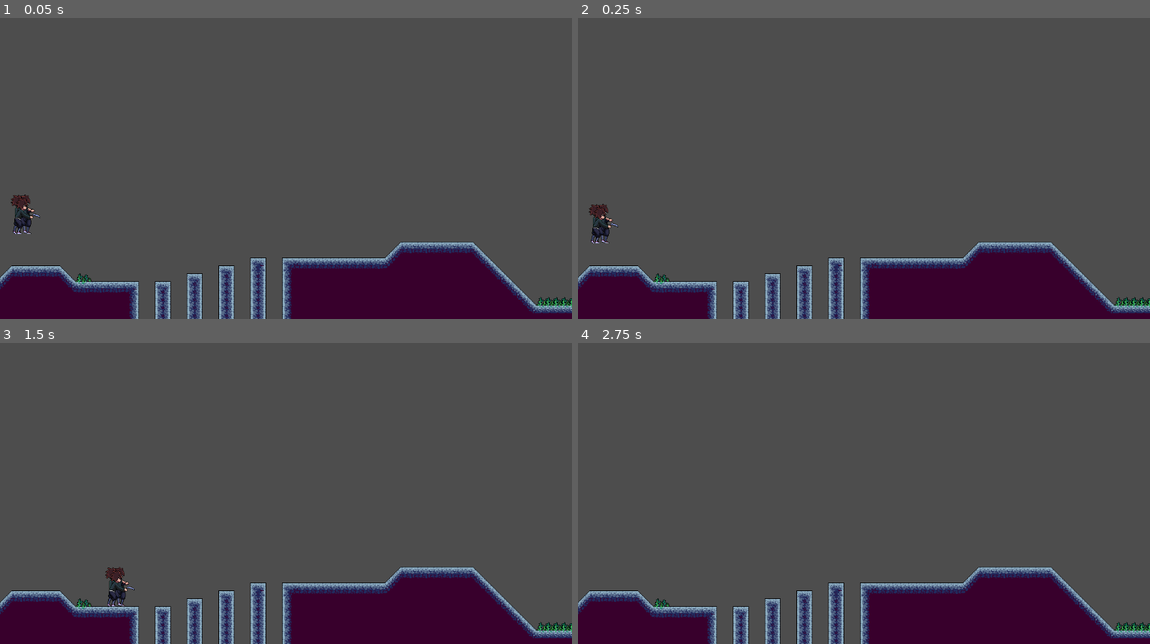
Above: before the commit, frames 1-4 (two rows, left to right).
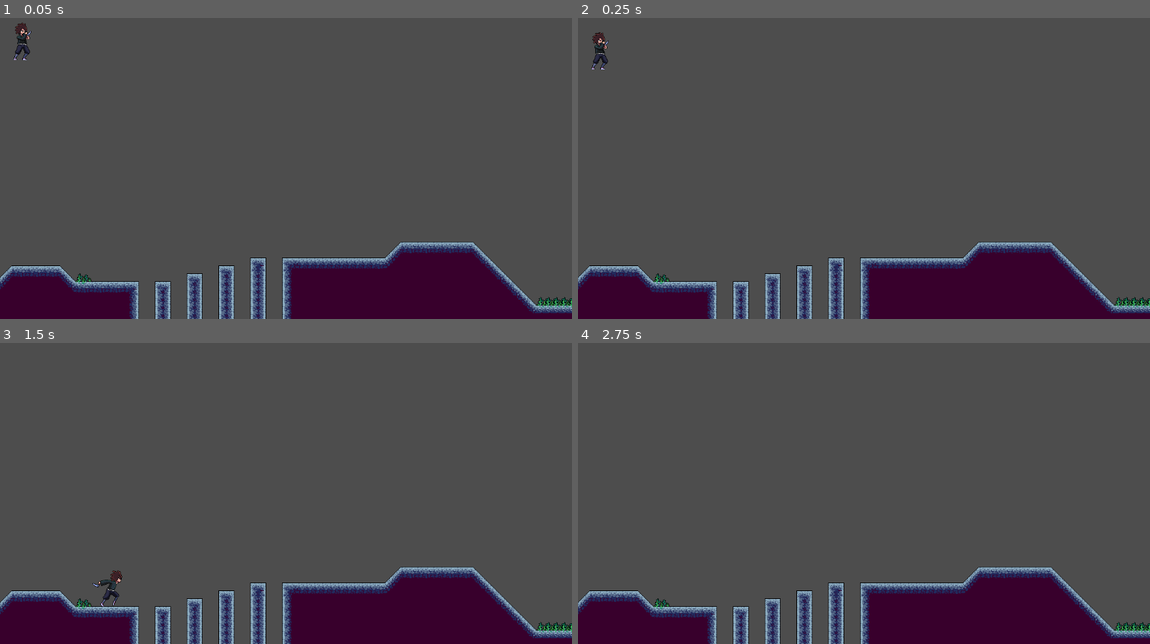
Above: after the commit, the same moments.

Repository: colbapnauj/mariobros
Game: Godot game, scene res://ESCENAS/Nivel_1/nivel_1.tscn
The game is run twice, just before and just after one commit, with the same random seed, the same clock (stepped at 60 frames per second) and the same inputs. Before the commit the project starts from res://principal.tscn.
Inputs:
- Up to frame 1 (0.05 s): no input
- Up to frame 2 (0.25 s): no input
- Up to frame 3 (1.5 s): tap Enter (ui_accept) at 0.5, 0.77 s; hold Right (ui_right) from 0.53 s (still down)
- Up to frame 4 (2.75 s): tap Enter (ui_accept) at 1.52 s; release Right (ui_right) at 2.03 s; hold Left (ui_left) from 2.03 s (still down)

The runs differ from the first frame. In frame 1, 0.6% of the frame differs, in the area x 1-8%, y 1-72%; in frame 2, 0.6%; in frame 3, 0.3%; in frame 4, nothing differs.

Commit message:
Actualizacion de pj_shinobi.

Diff:
--- a/ESCENAS/Nivel_1/nivel_1.tscn
+++ b/ESCENAS/Nivel_1/nivel_1.tscn
@@ -1,7 +1,7 @@
 [gd_scene load_steps=3 format=3 uid="uid://x6t1xkf6o4gu"]
 
 [ext_resource type="PackedScene" uid="uid://b8rivn1vu6l8r" path="res://ESCENAS/PISOS/piso_01.tscn" id="1_35f3x"]
-[ext_resource type="PackedScene" uid="uid://c5yw2o1ulfll8" path="res://ESCENAS/Personaje/personaje.tscn" id="2_as13n"]
+[ext_resource type="PackedScene" uid="uid://c5yw2o1ulfll8" path="res://ESCENAS/Personaje/pj_shinobi.tscn" id="2_as13n"]
 
 [node name="Nivel1" type="Node2D"]
 
@@ -9,4 +9,4 @@
 position = Vector2(0, 500)
 
 [node name="personaje" parent="." instance=ExtResource("2_as13n")]
-position = Vector2(48, 411)
+position = Vector2(46, 60)
--- a/ESCENAS/Personaje/personaje.gd
+++ /dev/null
@@ -1,15 +0,0 @@
-extends CharacterBody2D
-
-@onready var anin = $AnimationPlayer
-const SPEED = 200
-
-func _physics_process(delta):
-	anin.play("Idle")
-
-	if !is_on_floor():
-		velocity.y += 10
-
-	var input_dir = Input.get_axis("ui_left","ui_right")
-	velocity.x = input_dir*SPEED
-
-	move_and_slide()
--- a/ESCENAS/Personaje/personaje.tscn
+++ /dev/null
@@ -1,135 +0,0 @@
-[gd_scene load_steps=11 format=3 uid="uid://c5yw2o1ulfll8"]
-
-[ext_resource type="Texture2D" uid="uid://cil3yvovgk6by" path="res://ESCENAS/Personaje/Shinobi/Idle.png" id="1_8ujgn"]
-[ext_resource type="Script" uid="uid://lvc8gxu48hhk" path="res://ESCENAS/Personaje/personaje.gd" id="1_wwdnf"]
-[ext_resource type="Texture2D" uid="uid://dbqr2g55mtvvg" path="res://ESCENAS/Personaje/Shinobi/Walk.png" id="2_wwdnf"]
-[ext_resource type="Texture2D" uid="uid://g30sjfomxiaq" path="res://ESCENAS/Personaje/Shinobi/Jump.png" id="3_nj7ss"]
-
-[sub_resource type="RectangleShape2D" id="RectangleShape2D_rrx65"]
-size = Vector2(26, 71)
-
-[sub_resource type="Animation" id="Animation_l3gdy"]
-resource_name = "Idle"
-length = 0.6
-loop_mode = 1
-tracks/0/type = "value"
-tracks/0/imported = false
-tracks/0/enabled = true
-tracks/0/path = NodePath("Idle:frame")
-tracks/0/interp = 1
-tracks/0/loop_wrap = true
-tracks/0/keys = {
-"times": PackedFloat32Array(0, 0.1, 0.2, 0.3, 0.4, 0.5),
-"transitions": PackedFloat32Array(1, 1, 1, 1, 1, 1),
-"update": 1,
-"values": [0, 1, 2, 3, 4, 5]
-}
-
-[sub_resource type="Animation" id="Animation_8qvr1"]
-loop_mode = 1
-tracks/0/type = "value"
-tracks/0/imported = false
-tracks/0/enabled = true
-tracks/0/path = NodePath("Idle:frame")
-tracks/0/interp = 1
-tracks/0/loop_wrap = true
-tracks/0/keys = {
-"times": PackedFloat32Array(0),
-"transitions": PackedFloat32Array(1),
-"update": 1,
-"values": [1]
-}
-tracks/1/type = "value"
-tracks/1/imported = false
-tracks/1/enabled = true
-tracks/1/path = NodePath("Walk:frame")
-tracks/1/interp = 1
-tracks/1/loop_wrap = true
-tracks/1/keys = {
-"times": PackedFloat32Array(0),
-"transitions": PackedFloat32Array(1),
-"update": 1,
-"values": [1]
-}
-tracks/2/type = "value"
-tracks/2/imported = false
-tracks/2/enabled = true
-tracks/2/path = NodePath("Jump:frame")
-tracks/2/interp = 1
-tracks/2/loop_wrap = true
-tracks/2/keys = {
-"times": PackedFloat32Array(0),
-"transitions": PackedFloat32Array(1),
-"update": 1,
-"values": [1]
-}
-
-[sub_resource type="Animation" id="Animation_8ylax"]
-resource_name = "Walk"
-length = 0.8
-loop_mode = 1
-tracks/0/type = "value"
-tracks/0/imported = false
-tracks/0/enabled = true
-tracks/0/path = NodePath("Walk:frame")
-tracks/0/interp = 1
-tracks/0/loop_wrap = true
-tracks/0/keys = {
-"times": PackedFloat32Array(0, 0.1, 0.2, 0.3, 0.4, 0.5, 0.6, 0.7),
-"transitions": PackedFloat32Array(1, 1, 1, 1, 1, 1, 1, 1),
-"update": 1,
-"values": [0, 1, 2, 3, 4, 5, 6, 7]
-}
-
-[sub_resource type="Animation" id="Animation_bn0f0"]
-resource_name = "Jump"
-length = 1.2
-loop_mode = 1
-tracks/0/type = "value"
-tracks/0/imported = false
-tracks/0/enabled = true
-tracks/0/path = NodePath("Jump:frame")
-tracks/0/interp = 1
-tracks/0/loop_wrap = true
-tracks/0/keys = {
-"times": PackedFloat32Array(0, 0.1, 0.2, 0.3, 0.4, 0.5, 0.6, 0.7, 0.8, 0.9, 1, 1.1),
-"transitions": PackedFloat32Array(1, 1, 1, 1, 1, 1, 1, 1, 1, 1, 1, 1),
-"update": 1,
-"values": [0, 1, 2, 3, 4, 5, 6, 7, 8, 9, 10, 11]
-}
-
-[sub_resource type="AnimationLibrary" id="AnimationLibrary_o50ah"]
-_data = {
-&"Idle": SubResource("Animation_l3gdy"),
-&"Jump": SubResource("Animation_bn0f0"),
-&"RESET": SubResource("Animation_8qvr1"),
-&"Walk": SubResource("Animation_8ylax")
-}
-
-[node name="personaje" type="CharacterBody2D"]
-script = ExtResource("1_wwdnf")
-
-[node name="Idle" type="Sprite2D" parent="."]
-texture = ExtResource("1_8ujgn")
-hframes = 6
-frame = 1
-
-[node name="Walk" type="Sprite2D" parent="."]
-position = Vector2(-4, 0)
-texture = ExtResource("2_wwdnf")
-hframes = 8
-frame = 1
-
-[node name="Jump" type="Sprite2D" parent="."]
-texture = ExtResource("3_nj7ss")
-hframes = 12
-frame = 1
-
-[node name="CollisionShape2D" type="CollisionShape2D" parent="."]
-position = Vector2(1, 28.5)
-shape = SubResource("RectangleShape2D_rrx65")
-
-[node name="AnimationPlayer" type="AnimationPlayer" parent="."]
-libraries = {
-&"": SubResource("AnimationLibrary_o50ah")
-}
--- /dev/null
+++ b/ESCENAS/Personaje/pj_shinobi.gd
@@ -0,0 +1,43 @@
+extends CharacterBody2D
+
+@onready var anin = $AnimatedSprite2D
+const SPEED = 200
+const JUMP_VELOCITY = -350
+const GRAVITY = 10
+
+
+func _physics_process(delta):
+
+	# Aplicar gravedad
+	if !is_on_floor():
+		velocity.y += GRAVITY
+
+	# Obtener dirección de movimiento horizontal
+	var input_dir = Input.get_axis("ui_left","ui_right")
+	velocity.x = input_dir*SPEED
+
+	# Manejar animaciones
+	_handle_animations(input_dir)
+	move_and_slide()
+
+func _handle_animations(input_dir):
+	# Si está en el aire
+	if !is_on_floor():
+		if velocity.y < 0:
+			anin.play("Jump") # Animación de salto
+		else:
+			anin.play("Hurt") # Animación de caída
+		return
+
+	# Si está en el suelo
+	if input_dir != 0:
+		# Personaje se mueve
+		anin.play("Run")
+		# Voltear sprite según dirección
+		if input_dir > 0:
+			anin.flip_h = false # Mirando a la derecha
+		elif input_dir < 0:
+			anin.flip_h = true # Mirando a la izquierda
+	else:
+		# Personaje quieto
+		anin.play("Idle")
--- /dev/null
+++ b/ESCENAS/Personaje/pj_shinobi.tscn
@@ -0,0 +1,472 @@
+[gd_scene load_steps=70 format=3 uid="uid://c5yw2o1ulfll8"]
+
+[ext_resource type="Texture2D" uid="uid://cil3yvovgk6by" path="res://ESCENAS/Personaje/Shinobi/Idle.png" id="1_8ujgn"]
+[ext_resource type="Script" uid="uid://lvc8gxu48hhk" path="res://ESCENAS/Personaje/pj_shinobi.gd" id="1_wwdnf"]
+[ext_resource type="Texture2D" uid="uid://c6jcvr6aew107" path="res://ESCENAS/Personaje/Shinobi/Attack_1.png" id="2_o50ah"]
+[ext_resource type="Texture2D" uid="uid://dbqr2g55mtvvg" path="res://ESCENAS/Personaje/Shinobi/Walk.png" id="2_wwdnf"]
+[ext_resource type="Texture2D" uid="uid://g30sjfomxiaq" path="res://ESCENAS/Personaje/Shinobi/Jump.png" id="3_nj7ss"]
+[ext_resource type="Texture2D" uid="uid://bovygytvybeer" path="res://ESCENAS/Personaje/Shinobi/Attack_2.png" id="3_w3dit"]
+[ext_resource type="Texture2D" uid="uid://cs3ddcb3d47h5" path="res://ESCENAS/Personaje/Shinobi/Attack_3.png" id="4_cet2i"]
+[ext_resource type="Texture2D" uid="uid://bph2ju03eboqf" path="res://ESCENAS/Personaje/Shinobi/Dead.png" id="5_w8xa3"]
+[ext_resource type="Texture2D" uid="uid://ch11uo1xdikxr" path="res://ESCENAS/Personaje/Shinobi/Hurt.png" id="6_pikd1"]
+[ext_resource type="Texture2D" uid="uid://dghphedsn66bv" path="res://ESCENAS/Personaje/Shinobi/Run.png" id="9_ii0a8"]
+[ext_resource type="Texture2D" uid="uid://b0j1he6000816" path="res://ESCENAS/Personaje/Shinobi/Shield.png" id="10_1t7id"]
+
+[sub_resource type="AtlasTexture" id="AtlasTexture_tbup2"]
+atlas = ExtResource("2_o50ah")
+region = Rect2(0, 0, 128, 128)
+
+[sub_resource type="AtlasTexture" id="AtlasTexture_kawc7"]
+atlas = ExtResource("2_o50ah")
+region = Rect2(128, 0, 128, 128)
+
+[sub_resource type="AtlasTexture" id="AtlasTexture_fwr6p"]
+atlas = ExtResource("2_o50ah")
+region = Rect2(256, 0, 128, 128)
+
+[sub_resource type="AtlasTexture" id="AtlasTexture_31r2t"]
+atlas = ExtResource("2_o50ah")
+region = Rect2(384, 0, 128, 128)
+
+[sub_resource type="AtlasTexture" id="AtlasTexture_nfd77"]
+atlas = ExtResource("2_o50ah")
+region = Rect2(512, 0, 128, 128)
+
+[sub_resource type="AtlasTexture" id="AtlasTexture_lp7b0"]
+atlas = ExtResource("3_w3dit")
+region = Rect2(0, 0, 128, 128)
+
+[sub_resource type="AtlasTexture" id="AtlasTexture_f5xrp"]
+atlas = ExtResource("3_w3dit")
+region = Rect2(128, 0, 128, 128)
+
+[sub_resource type="AtlasTexture" id="AtlasTexture_m810n"]
+atlas = ExtResource("3_w3dit")
+region = Rect2(256, 0, 128, 128)
+
+[sub_resource type="AtlasTexture" id="AtlasTexture_0xljh"]
+atlas = ExtResource("4_cet2i")
+region = Rect2(0, 0, 128, 128)
+
+[sub_resource type="AtlasTexture" id="AtlasTexture_l62kk"]
+atlas = ExtResource("4_cet2i")
+region = Rect2(128, 0, 128, 128)
+
+[sub_resource type="AtlasTexture" id="AtlasTexture_65cpd"]
+atlas = ExtResource("4_cet2i")
+region = Rect2(256, 0, 128, 128)
+
+[sub_resource type="AtlasTexture" id="AtlasTexture_0xguw"]
+atlas = ExtResource("4_cet2i")
+region = Rect2(384, 0, 128, 128)
+
+[sub_resource type="AtlasTexture" id="AtlasTexture_pl3cy"]
+atlas = ExtResource("5_w8xa3")
+region = Rect2(0, 0, 128, 128)
+
+[sub_resource type="AtlasTexture" id="AtlasTexture_n1kml"]
+atlas = ExtResource("5_w8xa3")
+region = Rect2(128, 0, 128, 128)
+
+[sub_resource type="AtlasTexture" id="AtlasTexture_najya"]
+atlas = ExtResource("5_w8xa3")
+region = Rect2(256, 0, 128, 128)
+
+[sub_resource type="AtlasTexture" id="AtlasTexture_4ywmo"]
+atlas = ExtResource("5_w8xa3")
+region = Rect2(384, 0, 128, 128)
+
+[sub_resource type="AtlasTexture" id="AtlasTexture_s1sp5"]
+atlas = ExtResource("6_pikd1")
+region = Rect2(0, 0, 128, 128)
+
+[sub_resource type="AtlasTexture" id="AtlasTexture_dwsud"]
+atlas = ExtResource("6_pikd1")
+region = Rect2(128, 0, 128, 128)
+
+[sub_resource type="AtlasTexture" id="AtlasTexture_6gnp4"]
+atlas = ExtResource("1_8ujgn")
+region = Rect2(0, 0, 128, 128)
+
+[sub_resource type="AtlasTexture" id="AtlasTexture_uweda"]
+atlas = ExtResource("1_8ujgn")
+region = Rect2(128, 0, 128, 128)
+
+[sub_resource type="AtlasTexture" id="AtlasTexture_4e3c1"]
+atlas = ExtResource("1_8ujgn")
+region = Rect2(256, 0, 128, 128)
+
+[sub_resource type="AtlasTexture" id="AtlasTexture_vjc8r"]
+atlas = ExtResource("1_8ujgn")
+region = Rect2(384, 0, 128, 128)
+
+[sub_resource type="AtlasTexture" id="AtlasTexture_xbyvk"]
+atlas = ExtResource("1_8ujgn")
+region = Rect2(512, 0, 128, 128)
+
+[sub_resource type="AtlasTexture" id="AtlasTexture_vlyr2"]
+atlas = ExtResource("1_8ujgn")
+region = Rect2(640, 0, 128, 128)
+
+[sub_resource type="AtlasTexture" id="AtlasTexture_o05ce"]
+atlas = ExtResource("3_nj7ss")
+region = Rect2(0, 0, 128, 128)
+
+[sub_resource type="AtlasTexture" id="AtlasTexture_bnjgf"]
+atlas = ExtResource("3_nj7ss")
+region = Rect2(128, 0, 128, 128)
+
+[sub_resource type="AtlasTexture" id="AtlasTexture_ogu1h"]
+atlas = ExtResource("3_nj7ss")
+region = Rect2(256, 0, 128, 128)
+
+[sub_resource type="AtlasTexture" id="AtlasTexture_npajb"]
+atlas = ExtResource("3_nj7ss")
+region = Rect2(384, 0, 128, 128)
+
+[sub_resource type="AtlasTexture" id="AtlasTexture_utk7o"]
+atlas = ExtResource("3_nj7ss")
+region = Rect2(512, 0, 128, 128)
+
+[sub_resource type="AtlasTexture" id="AtlasTexture_q3csh"]
+atlas = ExtResource("3_nj7ss")
+region = Rect2(640, 0, 128, 128)
+
+[sub_resource type="AtlasTexture" id="AtlasTexture_f8noa"]
+atlas = ExtResource("3_nj7ss")
+region = Rect2(768, 0, 128, 128)
+
+[sub_resource type="AtlasTexture" id="AtlasTexture_k7he5"]
+atlas = ExtResource("3_nj7ss")
+region = Rect2(896, 0, 128, 128)
+
+[sub_resource type="AtlasTexture" id="AtlasTexture_o3anu"]
+atlas = ExtResource("3_nj7ss")
+region = Rect2(1024, 0, 128, 128)
+
+[sub_resource type="AtlasTexture" id="AtlasTexture_5ko7n"]
+atlas = ExtResource("3_nj7ss")
+region = Rect2(1152, 0, 128, 128)
+
+[sub_resource type="AtlasTexture" id="AtlasTexture_ireqa"]
+atlas = ExtResource("3_nj7ss")
+region = Rect2(1280, 0, 128, 128)
+
+[sub_resource type="AtlasTexture" id="AtlasTexture_ep8bq"]
+atlas = ExtResource("3_nj7ss")
+region = Rect2(1408, 0, 128, 128)
+
+[sub_resource type="AtlasTexture" id="AtlasTexture_oeu3b"]
+atlas = ExtResource("9_ii0a8")
+region = Rect2(0, 0, 128, 128)
+
+[sub_resource type="AtlasTexture" id="AtlasTexture_j2wnb"]
+atlas = ExtResource("9_ii0a8")
+region = Rect2(128, 0, 128, 128)
+
+[sub_resource type="AtlasTexture" id="AtlasTexture_6vnjk"]
+atlas = ExtResource("9_ii0a8")
+region = Rect2(256, 0, 128, 128)
+
+[sub_resource type="AtlasTexture" id="AtlasTexture_17hem"]
+atlas = ExtResource("9_ii0a8")
+region = Rect2(384, 0, 128, 128)
+
+[sub_resource type="AtlasTexture" id="AtlasTexture_lhvoj"]
+atlas = ExtResource("9_ii0a8")
+region = Rect2(512, 0, 128, 128)
+
+[sub_resource type="AtlasTexture" id="AtlasTexture_0xbo6"]
+atlas = ExtResource("9_ii0a8")
+region = Rect2(640, 0, 128, 128)
+
+[sub_resource type="AtlasTexture" id="AtlasTexture_7xjtb"]
+atlas = ExtResource("9_ii0a8")
+region = Rect2(768, 0, 128, 128)
+
+[sub_resource type="AtlasTexture" id="AtlasTexture_cd6je"]
+atlas = ExtResource("9_ii0a8")
+region = Rect2(896, 0, 128, 128)
+
+[sub_resource type="AtlasTexture" id="AtlasTexture_dujsl"]
+atlas = ExtResource("10_1t7id")
+region = Rect2(0, 0, 128, 128)
+
+[sub_resource type="AtlasTexture" id="AtlasTexture_h64q8"]
+atlas = ExtResource("10_1t7id")
+region = Rect2(128, 0, 128, 128)
+
+[sub_resource type="AtlasTexture" id="AtlasTexture_kkqhk"]
+atlas = ExtResource("10_1t7id")
+region = Rect2(256, 0, 128, 128)
+
+[sub_resource type="AtlasTexture" id="AtlasTexture_ouypu"]
+atlas = ExtResource("10_1t7id")
+region = Rect2(384, 0, 128, 128)
+
+[sub_resource type="AtlasTexture" id="AtlasTexture_eg410"]
+atlas = ExtResource("2_wwdnf")
+region = Rect2(0, 0, 128, 128)
+
+[sub_resource type="AtlasTexture" id="AtlasTexture_i8b7r"]
+atlas = ExtResource("2_wwdnf")
+region = Rect2(128, 0, 128, 128)
+
+[sub_resource type="AtlasTexture" id="AtlasTexture_82gcs"]
+atlas = ExtResource("2_wwdnf")
+region = Rect2(256, 0, 128, 128)
+
+[sub_resource type="AtlasTexture" id="AtlasTexture_t0p03"]
+atlas = ExtResource("2_wwdnf")
+region = Rect2(384, 0, 128, 128)
+
+[sub_resource type="AtlasTexture" id="AtlasTexture_o62gq"]
+atlas = ExtResource("2_wwdnf")
+region = Rect2(512, 0, 128, 128)
+
+[sub_resource type="AtlasTexture" id="AtlasTexture_s7dlf"]
+atlas = ExtResource("2_wwdnf")
+region = Rect2(640, 0, 128, 128)
+
+[sub_resource type="AtlasTexture" id="AtlasTexture_dic3c"]
+atlas = ExtResource("2_wwdnf")
+region = Rect2(768, 0, 128, 128)
+
+[sub_resource type="AtlasTexture" id="AtlasTexture_a6w2v"]
+atlas = ExtResource("2_wwdnf")
+region = Rect2(896, 0, 128, 128)
+
+[sub_resource type="SpriteFrames" id="SpriteFrames_s65kh"]
+animations = [{
+"frames": [{
+"duration": 1.0,
+"texture": SubResource("AtlasTexture_tbup2")
+}, {
+"duration": 1.0,
+"texture": SubResource("AtlasTexture_kawc7")
+}, {
+"duration": 1.0,
+"texture": SubResource("AtlasTexture_fwr6p")
+}, {
+"duration": 1.0,
+"texture": SubResource("AtlasTexture_31r2t")
+}, {
+"duration": 1.0,
+"texture": SubResource("AtlasTexture_nfd77")
+}],
+"loop": true,
+"name": &"Attack_1",
+"speed": 5.0
+}, {
+"frames": [{
+"duration": 1.0,
+"texture": SubResource("AtlasTexture_lp7b0")
+}, {
+"duration": 1.0,
+"texture": SubResource("AtlasTexture_f5xrp")
+}, {
+"duration": 1.0,
+"texture": SubResource("AtlasTexture_m810n")
+}],
+"loop": true,
+"name": &"Attack_2",
+"speed": 5.0
+}, {
+"frames": [{
+"duration": 1.0,
+"texture": SubResource("AtlasTexture_0xljh")
+}, {
+"duration": 1.0,
+"texture": SubResource("AtlasTexture_l62kk")
+}, {
+"duration": 1.0,
+"texture": SubResource("AtlasTexture_65cpd")
+}, {
+"duration": 1.0,
+"texture": SubResource("AtlasTexture_0xguw")
+}],
+"loop": true,
+"name": &"Attack_3",
+"speed": 5.0
+}, {
+"frames": [{
+"duration": 1.0,
+"texture": SubResource("AtlasTexture_pl3cy")
+}, {
+"duration": 1.0,
+"texture": SubResource("AtlasTexture_n1kml")
+}, {
+"duration": 1.0,
+"texture": SubResource("AtlasTexture_najya")
+}, {
+"duration": 1.0,
+"texture": SubResource("AtlasTexture_4ywmo")
+}],
+"loop": true,
+"name": &"Dead",
+"speed": 5.0
+}, {
+"frames": [{
+"duration": 1.0,
+"texture": SubResource("AtlasTexture_s1sp5")
+}, {
+"duration": 1.0,
+"texture": SubResource("AtlasTexture_dwsud")
+}],
+"loop": true,
+"name": &"Hurt",
+"speed": 5.0
+}, {
+"frames": [{
+"duration": 1.0,
+"texture": SubResource("AtlasTexture_6gnp4")
+}, {
+"duration": 1.0,
+"texture": SubResource("AtlasTexture_uweda")
+}, {
+"duration": 1.0,
+"texture": SubResource("AtlasTexture_4e3c1")
+}, {
+"duration": 1.0,
+"texture": SubResource("AtlasTexture_vjc8r")
+}, {
+"duration": 1.0,
+"texture": SubResource("AtlasTexture_xbyvk")
+}, {
+"duration": 1.0,
+"texture": SubResource("AtlasTexture_vlyr2")
+}],
+"loop": true,
+"name": &"Idle",
+"speed": 5.0
+}, {
+"frames": [{
+"duration": 1.0,
+"texture": SubResource("AtlasTexture_o05ce")
+}, {
+"duration": 1.0,
+"texture": SubResource("AtlasTexture_bnjgf")
+}, {
+"duration": 1.0,
+"texture": SubResource("AtlasTexture_ogu1h")
+}, {
+"duration": 1.0,
+"texture": SubResource("AtlasTexture_npajb")
+}, {
+"duration": 1.0,
+"texture": SubResource("AtlasTexture_utk7o")
+}, {
+"duration": 1.0,
+"texture": SubResource("AtlasTexture_q3csh")
+}, {
+"duration": 1.0,
+"texture": SubResource("AtlasTexture_f8noa")
+}, {
+"duration": 1.0,
+"texture": SubResource("AtlasTexture_k7he5")
+}, {
+"duration": 1.0,
+"texture": SubResource("AtlasTexture_o3anu")
+}, {
+"duration": 1.0,
+"texture": SubResource("AtlasTexture_5ko7n")
+}, {
+"duration": 1.0,
+"texture": SubResource("AtlasTexture_ireqa")
+}, {
+"duration": 1.0,
+"texture": SubResource("AtlasTexture_ep8bq")
+}],
+"loop": true,
+"name": &"Jump",
+"speed": 5.0
+}, {
+"frames": [{
+"duration": 1.0,
+"texture": SubResource("AtlasTexture_oeu3b")
+}, {
+"duration": 1.0,
+"texture": SubResource("AtlasTexture_j2wnb")
+}, {
+"duration": 1.0,
+"texture": SubResource("AtlasTexture_6vnjk")
+}, {
+"duration": 1.0,
+"texture": SubResource("AtlasTexture_17hem")
+}, {
+"duration": 1.0,
+"texture": SubResource("AtlasTexture_lhvoj")
+}, {
+"duration": 1.0,
+"texture": SubResource("AtlasTexture_0xbo6")
+}, {
+"duration": 1.0,
+"texture": SubResource("AtlasTexture_7xjtb")
+}, {
+"duration": 1.0,
+"texture": SubResource("AtlasTexture_cd6je")
+}],
+"loop": true,
+"name": &"Run",
+"speed": 5.0
+}, {
+"frames": [{
+"duration": 1.0,
+"texture": SubResource("AtlasTexture_dujsl")
+}, {
+"duration": 1.0,
+"texture": SubResource("AtlasTexture_h64q8")
+}, {
+"duration": 1.0,
+"texture": SubResource("AtlasTexture_kkqhk")
+}, {
+"duration": 1.0,
+"texture": SubResource("AtlasTexture_ouypu")
+}],
+"loop": true,
+"name": &"Shield",
+"speed": 5.0
+}, {
+"frames": [{
+"duration": 1.0,
+"texture": SubResource("AtlasTexture_eg410")
+}, {
+"duration": 1.0,
+"texture": SubResource("AtlasTexture_i8b7r")
+}, {
+"duration": 1.0,
+"texture": SubResource("AtlasTexture_82gcs")
+}, {
+"duration": 1.0,
+"texture": SubResource("AtlasTexture_t0p03")
+}, {
+"duration": 1.0,
+"texture": SubResource("AtlasTexture_o62gq")
+}, {
+"duration": 1.0,
+"texture": SubResource("AtlasTexture_s7dlf")
+}, {
+"duration": 1.0,
+"texture": SubResource("AtlasTexture_dic3c")
+}, {
+"duration": 1.0,
+"texture": SubResource("AtlasTexture_a6w2v")
+}],
+"loop": true,
+"name": &"Walk",
+"speed": 5.0
+}]
+
+[sub_resource type="RectangleShape2D" id="RectangleShape2D_rrx65"]
+size = Vector2(26, 71)
+
+[node name="pj_shinobi" type="CharacterBody2D"]
+script = ExtResource("1_wwdnf")
+
+[node name="AnimatedSprite2D" type="AnimatedSprite2D" parent="."]
+sprite_frames = SubResource("SpriteFrames_s65kh")
+animation = &"Hurt"
+
+[node name="CollisionShape2D" type="CollisionShape2D" parent="."]
+position = Vector2(1, 28.5)
+shape = SubResource("RectangleShape2D_rrx65")
--- a/project.godot
+++ b/project.godot
@@ -11,7 +11,6 @@
 [application]
 
 config/name="mario"
-run/main_scene="uid://dnhskxnaqklvb"
 run/main_scene="uid://x6t1xkf6o4gu"
 config/features=PackedStringArray("4.5", "GL Compatibility")
 config/icon="res://icon.svg"
Renamed: ESCENAS/Personaje/personaje.gd.uid -> ESCENAS/Personaje/pj_shinobi.gd.uid
